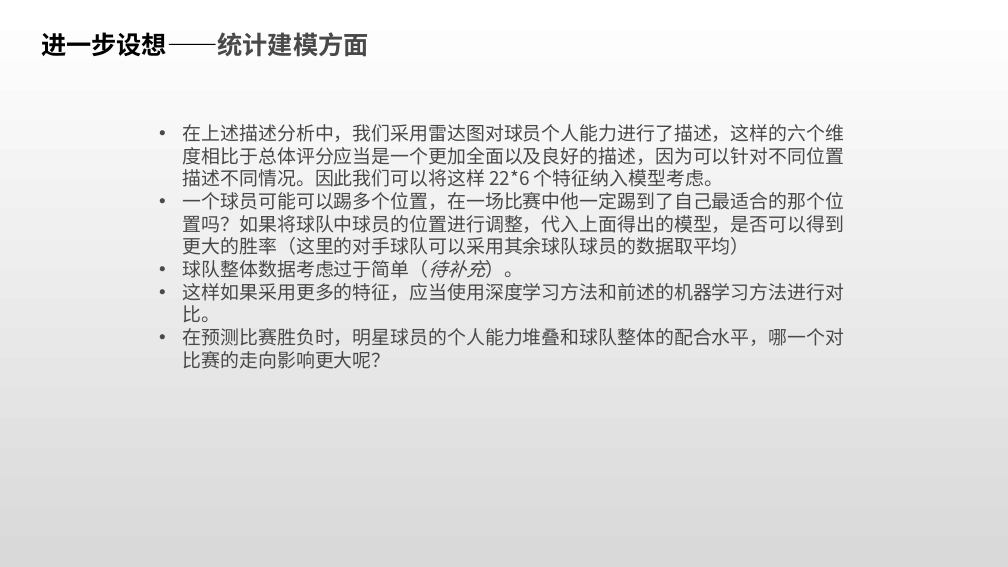
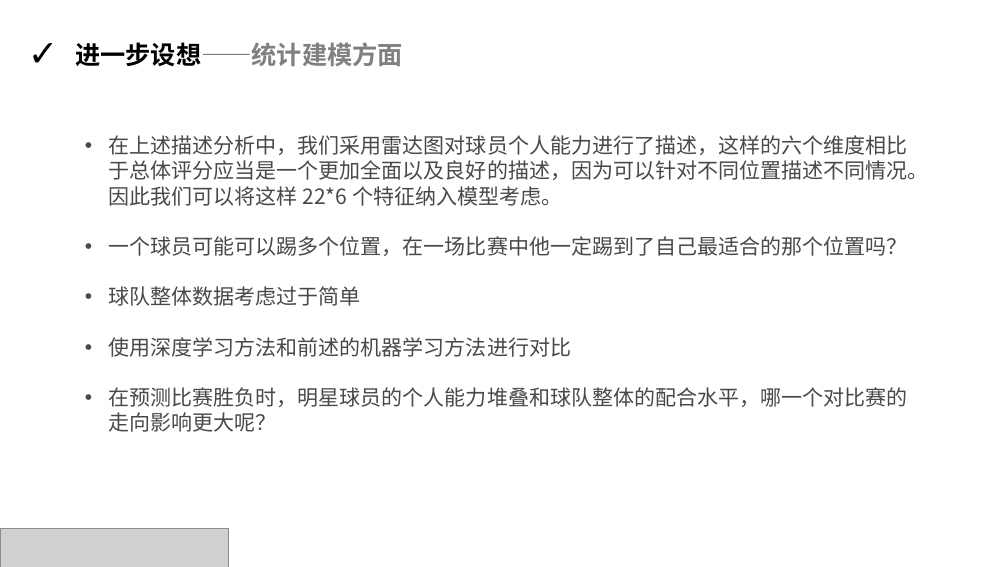
Before and after one commit to rucnyz/soccer, a slide deck: slide 27 of notebooks/欧洲足球展示.pptx (slide 26 before the commit). Drawn at 1008x567 pixels with LibreOffice and Linux fonts; fonts in the diff are those of the drawing; grey boxes stand for pictures. Boxes give left, top, right and bottom in pixels: in the first picture for what was removed or moved away, otherwise in the second. Text is boxed around its words. In the diff, an @@ line names an element or a change of style, - is before the commit and + after.

```diff
--- a/notebooks/欧洲足球展示.pptx
+++ b/notebooks/欧洲足球展示.pptx
@@ background gradient #FFFFFF to #D9D9D9 to #FFFFFF @@
@@ text "进一步设想——统计建模方面": place and size @@
-text "进一步设想——统计建模方面" at <box>41,32,369,57</box>
+text "进一步设想——统计建模方面" at <box>75,42,403,66</box>
@@ text "进一步设想——统计建模方面" at <box>75,42,403,66</box>: font Arial to Noto Sans CJK SC, text colour #000000 to #808080, text colour #494949 to #808080 in "进一步设想——统计建模方面"; bullet none to ✓; more space between paragraphs @@
@@ text "在上述描述分析中，我们采用雷达图对球员个人能力进行了描述，这样的六个维度相比于总体评分应当是一个更加全面以及良好的描述， ...": place and size @@
-text "在上述描述分析中，我们采用雷达图对球员个人能力进行了描述，这样的六个维度相比于总体评分应当是一个更加全面以及良好的描述， ..." at <box>183,124,844,369</box>
+text "在上述描述分析中，我们采用雷达图对球员个人能力进行了描述，这样的六个维度相比于总体评分应当是一个更加全面以及良好的描述， ..." at <box>108,135,928,432</box>
@@ text at <box>108,135,928,432</box>: size 18 to 20 pt in "在上述描述分析中，我们采用雷达图对球员个人能力进行了描述，这样的六个维度相比于总体评分应当是一个更加全面以及良好的描述， ...", "在预测比赛胜负时，明星球员的个人能力堆叠和球队整体的配合水平，哪一个对比赛的走向影响更大呢？"; more space between paragraphs @@
@@ text at <box>108,236,907,357</box>: text changed; size 18 to 20 pt @@
-• 一个球员可能可以踢多个位置，在一场比赛中他一定踢到了自己最适合的那个位置吗？如果将球队中球员的位置进行调整，代入上面得出的模型，是否可以得到更大的胜率（这里的对手球队可以采用其余球队球员的数据取平均）
-• 球队整体数据考虑过于简单（待补充）。
-• 这样如果采用更多的特征，应当使用深度学习方法和前述的机器学习方法进行对比。
+• 一个球员可能可以踢多个位置，在一场比赛中他一定踢到了自己最适合的那个位置吗？
+• 球队整体数据考虑过于简单
+• 使用深度学习方法和前述的机器学习方法进行对比
@@ picture added at <box>0,529,228,567</box> @@
```
Also in this commit, not shown: 15 other slides changed, 12 slides added, 11 slides removed, 3 other files.
